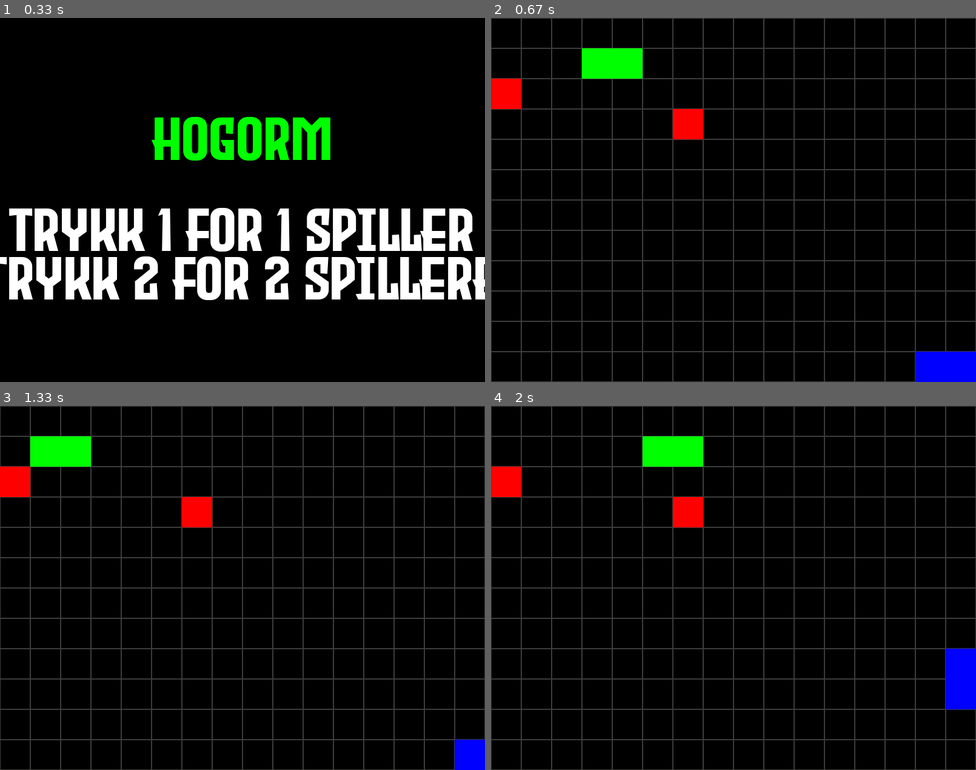
Above: before the commit, frames 1-4 (two rows, left to right).
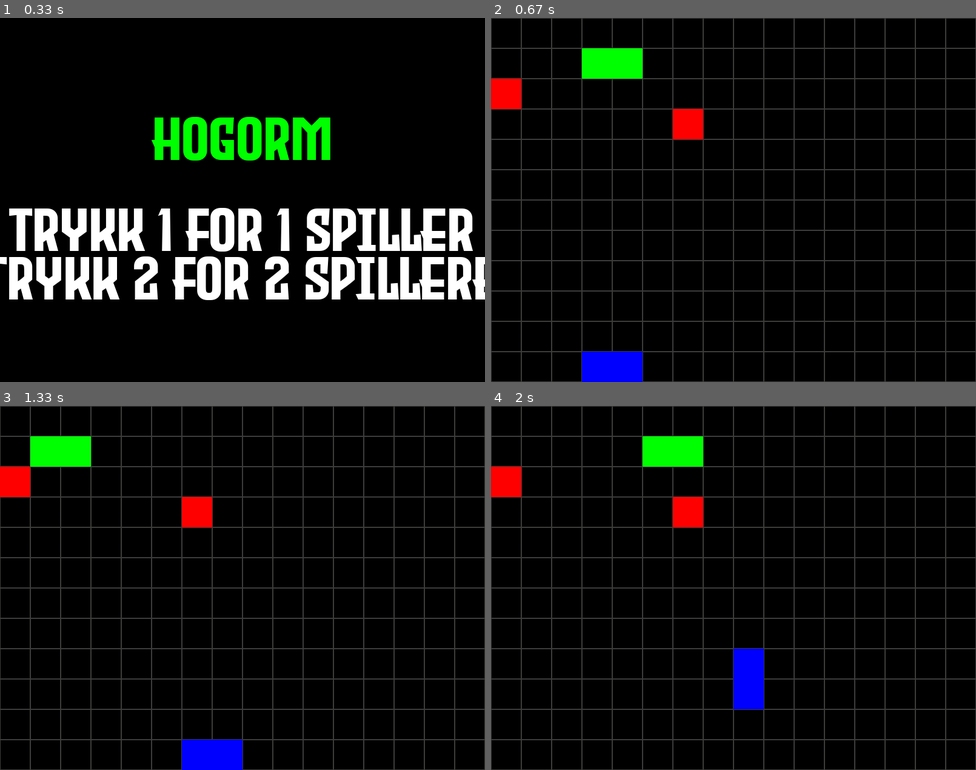
Above: after the commit, the same moments.

Repository: Momant24/Pygamehogorm
Game: pygame game, started from game.py
Two runs of this game, one before a commit and one after it. Both use one fixed random seed, a clock stepped at 60 frames per second and the inputs below.
Inputs:
- Up to frame 1 (0.33 s): no input
- Up to frame 2 (0.67 s): tap 2 at 0.33 s
- Up to frame 3 (1.33 s): tap W at 0.67 s; hold Right from 1 s (still down)
- Up to frame 4 (2 s): release Right at 1.47 s; hold Up 1.5-1.97 s

Frame 1 is identical in both runs. In frame 2, 2.1% of the frame differs, in the area x 18-100%, y 91-100%; in frame 3, 1.6%; in frame 4, 2.1%.

Commit message:
2 player

Diff:
--- a/game.py
+++ b/game.py
@@ -66,25 +66,17 @@
               self._død = True
             if self._hode.x not in range(0, SW) or self._hode.y not in range(0, SH):
               self._død = True
-        if antall_spillere == 1:
-            if self._død:
-                self.x, self.y = BLOKK_STORELSE, BLOKK_STORELSE
-                self._hode = pg.Rect(self._x, self._y, BLOKK_STORELSE, BLOKK_STORELSE)
-                self._kropp = [pg.Rect(self._x-BLOKK_STORELSE, self._y, BLOKK_STORELSE, BLOKK_STORELSE)]
-                self._xdir = 1
-                self._ydir = 0
-                self._død = False
-                apple = Apple()
-        else:
-            if self._død:
-
-                self.x, self.y = BLOKK_STORELSE, BLOKK_STORELSE
-                self._hode = pg.Rect(self._x, self._y, BLOKK_STORELSE, BLOKK_STORELSE)
-                self._kropp = [pg.Rect(self._x-BLOKK_STORELSE, self._y, BLOKK_STORELSE, BLOKK_STORELSE)]
-                self._xdir = 1
-                self._ydir = 0
-                self._død = False
-                apple = Apple()
+
+
+        if self._død:
+            self.x, self.y = BLOKK_STORELSE, BLOKK_STORELSE
+            self._hode = pg.Rect(self._x, self._y, BLOKK_STORELSE, BLOKK_STORELSE)
+            self._kropp = [pg.Rect(self._x-BLOKK_STORELSE, self._y, BLOKK_STORELSE, BLOKK_STORELSE)]
+            self._xdir = 1
+            self._ydir = 0
+            self._død = False
+
+
 
 
 
@@ -127,7 +119,7 @@
 hogorm1 = Hogorm(50, 50, "green")
 
 if antall_spillere == 2:
-   hogorm2 = Hogorm(700, 550, "blue")
+   hogorm2 = Hogorm(50, 550, "blue")
 
 
 
@@ -195,6 +187,20 @@
         for firkant in hogorm2._kropp:
             pg.draw.rect(skjerm, "blue", firkant)
 
+        if hogorm1._hode.colliderect(hogorm2._hode):
+            hogorm1._død = True
+
+        for firkant in hogorm2._kropp:
+            if hogorm1._hode.colliderect(firkant):
+                hogorm1._død = True
+
+        if hogorm2._hode.colliderect(hogorm1._hode):
+            hogorm2._død = True
+
+        for firkant in hogorm1._kropp:
+            if hogorm2._hode.colliderect(firkant):
+                hogorm2._død = True
+
     for firkant in hogorm1._kropp:
        pg.draw.rect(skjerm, "green", firkant)
 
@@ -202,12 +208,14 @@
 
     for i, apple in enumerate(apples):
         if hogorm1._hode.colliderect(apple.rect):
-            hogorm1._kropp.append(pg.Rect(firkant.x, firkant.y, BLOKK_STORELSE, BLOKK_STORELSE))
+            sist = hogorm1._kropp[-1]
+            hogorm1._kropp.append(pg.Rect(sist.x, sist.y, BLOKK_STORELSE, BLOKK_STORELSE))
             apples[i] = Apple()
 
         if antall_spillere == 2:
             if hogorm2._hode.colliderect(apple.rect):
-                hogorm2._kropp.append(pg.Rect(firkant.x, firkant.y, BLOKK_STORELSE, BLOKK_STORELSE))
+                sist2 = hogorm2._kropp[-1]
+                hogorm2._kropp.append(pg.Rect(sist2.x, sist2.y, BLOKK_STORELSE, BLOKK_STORELSE))
                 apples[i] = Apple()
 
     pg.display.update()
